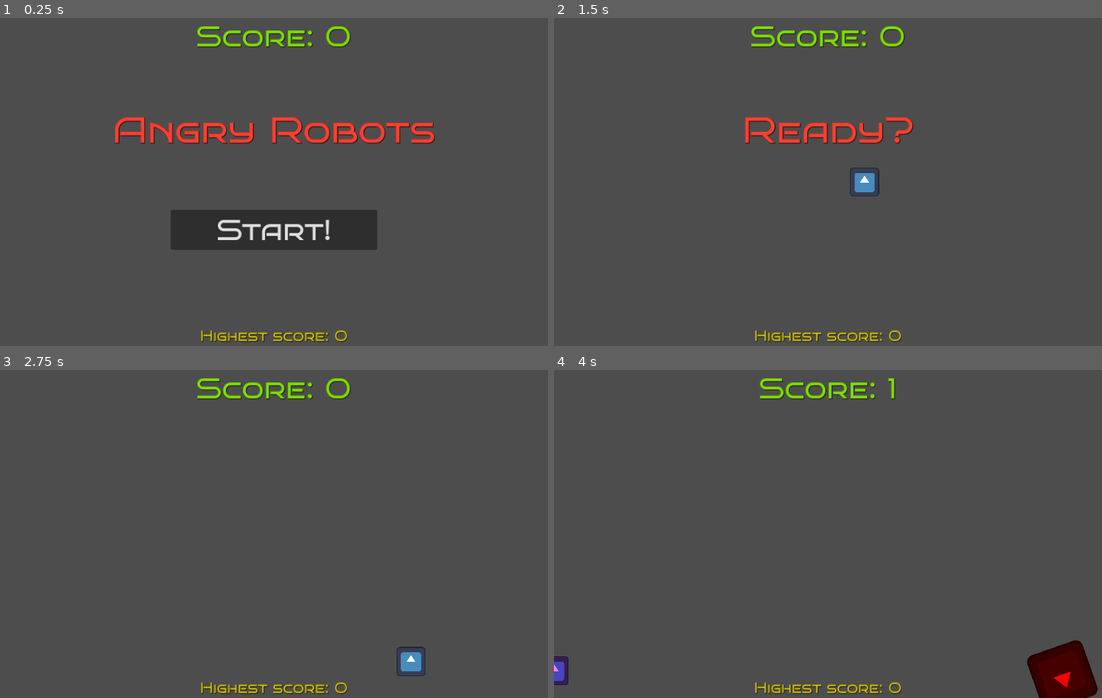
Above: before the commit, frames 1-4 (two rows, left to right).
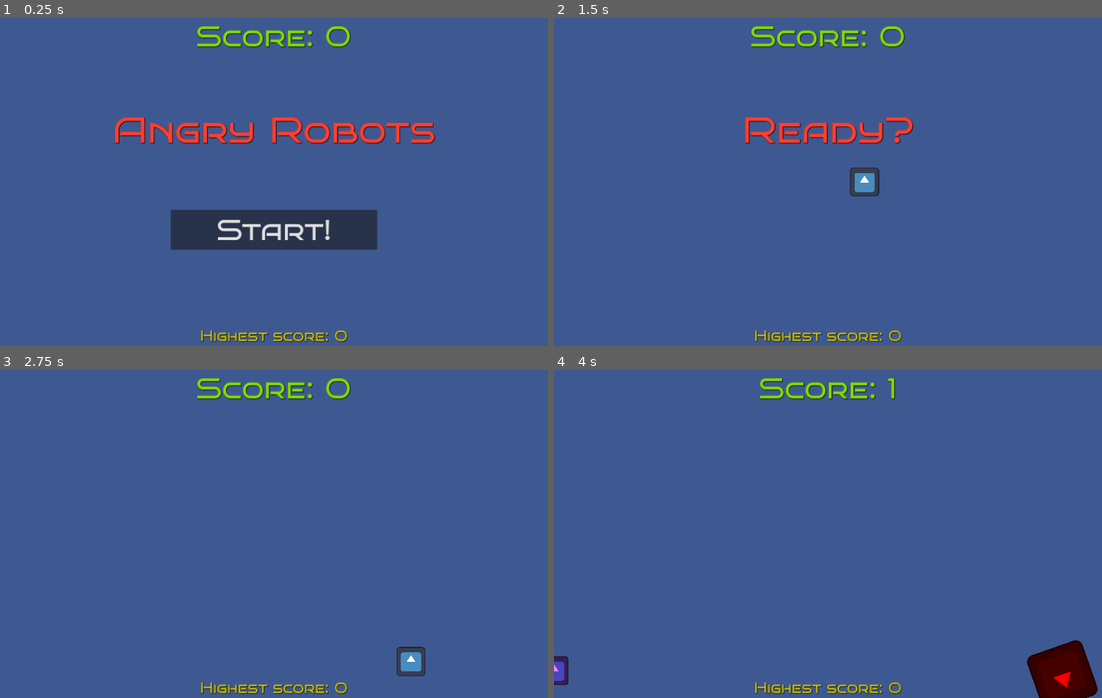
Above: after the commit, the same moments.

Repository: ikorotkin/angry-robots
Game: Godot game, scene res://main.tscn
Same seed, same stepped clock (60 frames per second), same inputs: the game is played once before the commit and once after it. The engine's default icon, where the game draws it, is replaced by a stand-in: a white triangle on a blue panel in a dark square.
Inputs:
- Up to frame 1 (0.25 s): no input
- Up to frame 2 (1.5 s): click "Start!" at 0.5 s; tap Enter at 1.25 s; hold D (move_right) from 1.28 s (still down)
- Up to frame 3 (2.75 s): release D (move_right) at 2.03 s; hold S (move_down) from 2.03 s (still down)
- Up to frame 4 (4 s): release S (move_down) at 2.78 s; hold D (move_right) 2.78-3.53 s; hold Space (accelerate) from 3.53 s (still down)

The runs differ from the first frame. In frame 1, 97% of the frame differs, in the area x 0-100%, y 0-100%; in frame 2, 98%; in frame 3, 99%; in frame 4, 97%.

Commit message:
Added sound effects and music, keyboard shortcuts

Diff:
--- a/hud.gd
+++ b/hud.gd
@@ -8,7 +8,7 @@
 # Called when the node enters
 # the scene tree for the first time.
 func _ready() -> void:
-	pass # Replace with function body.
+	$MenuMusic.play()
 
 
 # Called every frame.
@@ -36,6 +36,7 @@
 	# Make a one-shot timer and wait for it to finish
 	await get_tree().create_timer(1.0).timeout
 	$StartButton.show() # Show the button
+	$MenuMusic.play()
 
 
 # Updates the score label
@@ -56,4 +57,6 @@
 # Called when the 'Start' button pressed
 func _on_start_button_pressed() -> void:
 	$StartButton.hide()
+	$MenuMusic.stop()
+	$ClickSound.play()
 	start_game.emit()
--- a/hud.tscn
+++ b/hud.tscn
@@ -1,7 +1,15 @@
-[gd_scene load_steps=3 format=3 uid="uid://bdte2ftg6qu1k"]
+[gd_scene load_steps=7 format=3 uid="uid://bdte2ftg6qu1k"]
 
 [ext_resource type="FontFile" uid="uid://b81lok3nrqofl" path="res://fonts/BrunoAceSC-Regular.ttf" id="1_5mb7e"]
 [ext_resource type="Script" path="res://hud.gd" id="1_q1mka"]
+[ext_resource type="AudioStream" uid="uid://p3e1b3il5wqg" path="res://music/menu.ogg" id="3_t6w47"]
+[ext_resource type="AudioStream" uid="uid://d1od6dml23uow" path="res://sounds/select.wav" id="4_gppev"]
+
+[sub_resource type="InputEventAction" id="InputEventAction_i5qye"]
+action = &"start_game"
+
+[sub_resource type="Shortcut" id="Shortcut_5kees"]
+events = [SubResource("InputEventAction_i5qye")]
 
 [node name="HUD" type="CanvasLayer"]
 script = ExtResource("1_q1mka")
@@ -72,11 +80,19 @@
 grow_vertical = 2
 theme_override_fonts/font = ExtResource("1_5mb7e")
 theme_override_font_sizes/font_size = 64
+shortcut = SubResource("Shortcut_5kees")
 text = "Start!"
 
 [node name="MessageTimer" type="Timer" parent="."]
 wait_time = 2.0
 one_shot = true
 
+[node name="MenuMusic" type="AudioStreamPlayer" parent="."]
+stream = ExtResource("3_t6w47")
+volume_db = -10.0
+
+[node name="ClickSound" type="AudioStreamPlayer" parent="."]
+stream = ExtResource("4_gppev")
+
 [connection signal="pressed" from="StartButton" to="." method="_on_start_button_pressed"]
 [connection signal="timeout" from="MessageTimer" to="." method="_on_message_timer_timeout"]
--- a/main.gd
+++ b/main.gd
@@ -27,12 +27,14 @@
 func _on_player_hit(body: Node2D) -> void:
 	if $Player.is_boost:
 		print("Enemy got hit!")
+		$HitSound.play()
 		score += 10
 		$HUD.update_score(score)
 		body.modulate = Color(0.5, 0, 0)
 		body.gravity_scale = 1
 	else:
 		print("Game over!")
+		$GameOverSound.play()
 		game_over()
 
 
@@ -47,6 +49,7 @@
 	$ScoreTimer.stop()
 	$MobTimer.stop()
 	$HUD.show_game_over()
+	$GameMusic.stop()
 
 	# Updates the highest score
 	if score > highest_score:
@@ -101,3 +104,4 @@
 func _on_start_timer_timeout() -> void:
 	$MobTimer.start()
 	$ScoreTimer.start()
+	$GameMusic.play()
--- a/main.tscn
+++ b/main.tscn
@@ -1,9 +1,12 @@
-[gd_scene load_steps=6 format=3 uid="uid://vkajdr5g7nm"]
+[gd_scene load_steps=9 format=3 uid="uid://vkajdr5g7nm"]
 
 [ext_resource type="PackedScene" uid="uid://nxu422j8cpeg" path="res://player.tscn" id="1_0lqt3"]
 [ext_resource type="Script" path="res://main.gd" id="1_i7ymp"]
 [ext_resource type="PackedScene" uid="uid://mn6ttvnda7lv" path="res://mob.tscn" id="2_d6kvg"]
 [ext_resource type="PackedScene" uid="uid://bdte2ftg6qu1k" path="res://hud.tscn" id="4_asq8g"]
+[ext_resource type="AudioStream" uid="uid://dnywl55o618mj" path="res://sounds/hit.wav" id="6_g46o1"]
+[ext_resource type="AudioStream" uid="uid://8g7lourifttt" path="res://music/battle.ogg" id="6_lrdyo"]
+[ext_resource type="AudioStream" uid="uid://c68ig38p0xn2a" path="res://sounds/crashed.wav" id="7_aixf5"]
 
 [sub_resource type="Curve2D" id="Curve2D_r44yl"]
 _data = {
@@ -14,6 +17,14 @@
 [node name="Main" type="Node"]
 script = ExtResource("1_i7ymp")
 mob_scene = ExtResource("2_d6kvg")
+
+[node name="ColorRect" type="ColorRect" parent="."]
+anchors_preset = 15
+anchor_right = 1.0
+anchor_bottom = 1.0
+grow_horizontal = 2
+grow_vertical = 2
+color = Color(0.243137, 0.345098, 0.572549, 1)
 
 [node name="Player" parent="." instance=ExtResource("1_0lqt3")]
 
@@ -36,6 +47,16 @@
 
 [node name="HUD" parent="." instance=ExtResource("4_asq8g")]
 
+[node name="GameMusic" type="AudioStreamPlayer" parent="."]
+stream = ExtResource("6_lrdyo")
+volume_db = -10.0
+
+[node name="HitSound" type="AudioStreamPlayer" parent="."]
+stream = ExtResource("6_g46o1")
+
+[node name="GameOverSound" type="AudioStreamPlayer" parent="."]
+stream = ExtResource("7_aixf5")
+
 [connection signal="hit" from="Player" to="." method="_on_player_hit"]
 [connection signal="timeout" from="MobTimer" to="." method="_on_mob_timer_timeout"]
 [connection signal="timeout" from="ScoreTimer" to="." method="_on_score_timer_timeout"]
--- a/player.gd
+++ b/player.gd
@@ -77,6 +77,7 @@
 			is_boost = true
 			is_cooldown = true
 			$Sprite2D.modulate = boost_color
+			$BoostSound.play()
 
 	if velocity.length() > 0:
 		velocity = velocity.normalized() * speed
--- a/player.tscn
+++ b/player.tscn
@@ -1,7 +1,8 @@
-[gd_scene load_steps=4 format=3 uid="uid://nxu422j8cpeg"]
+[gd_scene load_steps=5 format=3 uid="uid://nxu422j8cpeg"]
 
 [ext_resource type="Script" path="res://player.gd" id="1_g7wwd"]
 [ext_resource type="Texture2D" uid="uid://cskfdk4cvf640" path="res://icon.svg" id="1_vdvhh"]
+[ext_resource type="AudioStream" uid="uid://xguep4p04oib" path="res://sounds/boost.wav" id="3_i17b1"]
 
 [sub_resource type="RectangleShape2D" id="RectangleShape2D_7lmvk"]
 size = Vector2(59, 59)
@@ -18,4 +19,7 @@
 position = Vector2(0.5, 0.5)
 shape = SubResource("RectangleShape2D_7lmvk")
 
+[node name="BoostSound" type="AudioStreamPlayer" parent="."]
+stream = ExtResource("3_i17b1")
+
 [connection signal="body_entered" from="." to="." method="_on_body_entered"]
--- a/project.godot
+++ b/project.godot
@@ -27,21 +27,25 @@
 move_up={
 "deadzone": 0.5,
 "events": [Object(InputEventKey,"resource_local_to_scene":false,"resource_name":"","device":-1,"window_id":0,"alt_pressed":false,"shift_pressed":false,"ctrl_pressed":false,"meta_pressed":false,"pressed":false,"keycode":0,"physical_keycode":87,"key_label":0,"unicode":119,"echo":false,"script":null)
+, Object(InputEventKey,"resource_local_to_scene":false,"resource_name":"","device":-1,"window_id":0,"alt_pressed":false,"shift_pressed":false,"ctrl_pressed":false,"meta_pressed":false,"pressed":false,"keycode":0,"physical_keycode":4194320,"key_label":0,"unicode":0,"echo":false,"script":null)
 ]
 }
 move_left={
 "deadzone": 0.5,
 "events": [Object(InputEventKey,"resource_local_to_scene":false,"resource_name":"","device":-1,"window_id":0,"alt_pressed":false,"shift_pressed":false,"ctrl_pressed":false,"meta_pressed":false,"pressed":false,"keycode":0,"physical_keycode":65,"key_label":0,"unicode":97,"echo":false,"script":null)
+, Object(InputEventKey,"resource_local_to_scene":false,"resource_name":"","device":-1,"window_id":0,"alt_pressed":false,"shift_pressed":false,"ctrl_pressed":false,"meta_pressed":false,"pressed":false,"keycode":0,"physical_keycode":4194319,"key_label":0,"unicode":0,"echo":false,"script":null)
 ]
 }
 move_down={
 "deadzone": 0.5,
 "events": [Object(InputEventKey,"resource_local_to_scene":false,"resource_name":"","device":-1,"window_id":0,"alt_pressed":false,"shift_pressed":false,"ctrl_pressed":false,"meta_pressed":false,"pressed":false,"keycode":0,"physical_keycode":83,"key_label":0,"unicode":115,"echo":false,"script":null)
+, Object(InputEventKey,"resource_local_to_scene":false,"resource_name":"","device":-1,"window_id":0,"alt_pressed":false,"shift_pressed":false,"ctrl_pressed":false,"meta_pressed":false,"pressed":false,"keycode":0,"physical_keycode":4194322,"key_label":0,"unicode":0,"echo":false,"script":null)
 ]
 }
 move_right={
 "deadzone": 0.5,
 "events": [Object(InputEventKey,"resource_local_to_scene":false,"resource_name":"","device":-1,"window_id":0,"alt_pressed":false,"shift_pressed":false,"ctrl_pressed":false,"meta_pressed":false,"pressed":false,"keycode":0,"physical_keycode":68,"key_label":0,"unicode":100,"echo":false,"script":null)
+, Object(InputEventKey,"resource_local_to_scene":false,"resource_name":"","device":-1,"window_id":0,"alt_pressed":false,"shift_pressed":false,"ctrl_pressed":false,"meta_pressed":false,"pressed":false,"keycode":0,"physical_keycode":4194321,"key_label":0,"unicode":0,"echo":false,"script":null)
 ]
 }
 accelerate={
@@ -49,3 +53,8 @@
 "events": [Object(InputEventKey,"resource_local_to_scene":false,"resource_name":"","device":-1,"window_id":0,"alt_pressed":false,"shift_pressed":false,"ctrl_pressed":false,"meta_pressed":false,"pressed":false,"keycode":0,"physical_keycode":32,"key_label":0,"unicode":32,"echo":false,"script":null)
 ]
 }
+start_game={
+"deadzone": 0.5,
+"events": [Object(InputEventKey,"resource_local_to_scene":false,"resource_name":"","device":-1,"window_id":0,"alt_pressed":false,"shift_pressed":false,"ctrl_pressed":false,"meta_pressed":false,"pressed":false,"keycode":0,"physical_keycode":4194309,"key_label":0,"unicode":0,"echo":false,"script":null)
+]
+}
Not shown, added: music/battle.ogg.import
Not shown, added: music/menu.ogg.import
Not shown, added: sounds/boost.wav.import
Not shown, added: sounds/crashed.wav.import
Not shown, added: sounds/hit.wav.import
Not shown, added: sounds/select.wav.import
Not shown, added: music/battle.ogg
Not shown, added: music/menu.ogg
Not shown, added: sounds/boost.wav
Not shown, added: sounds/crashed.wav
Not shown, added: sounds/hit.wav
Not shown, added: sounds/select.wav
